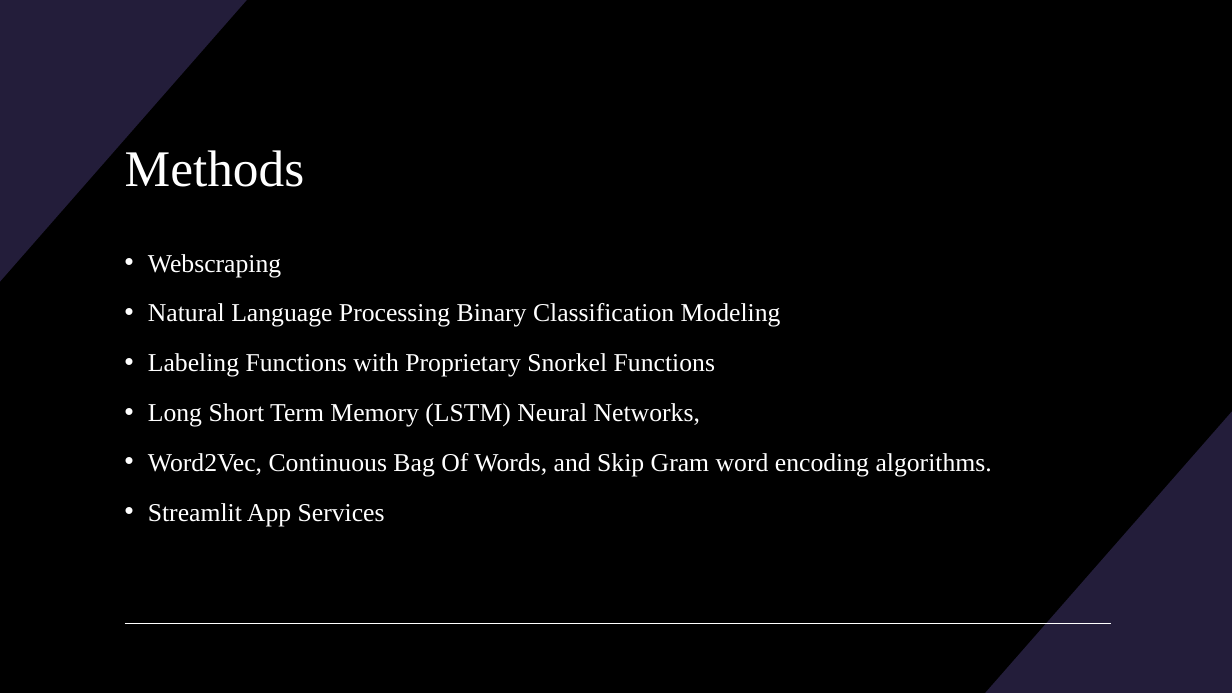
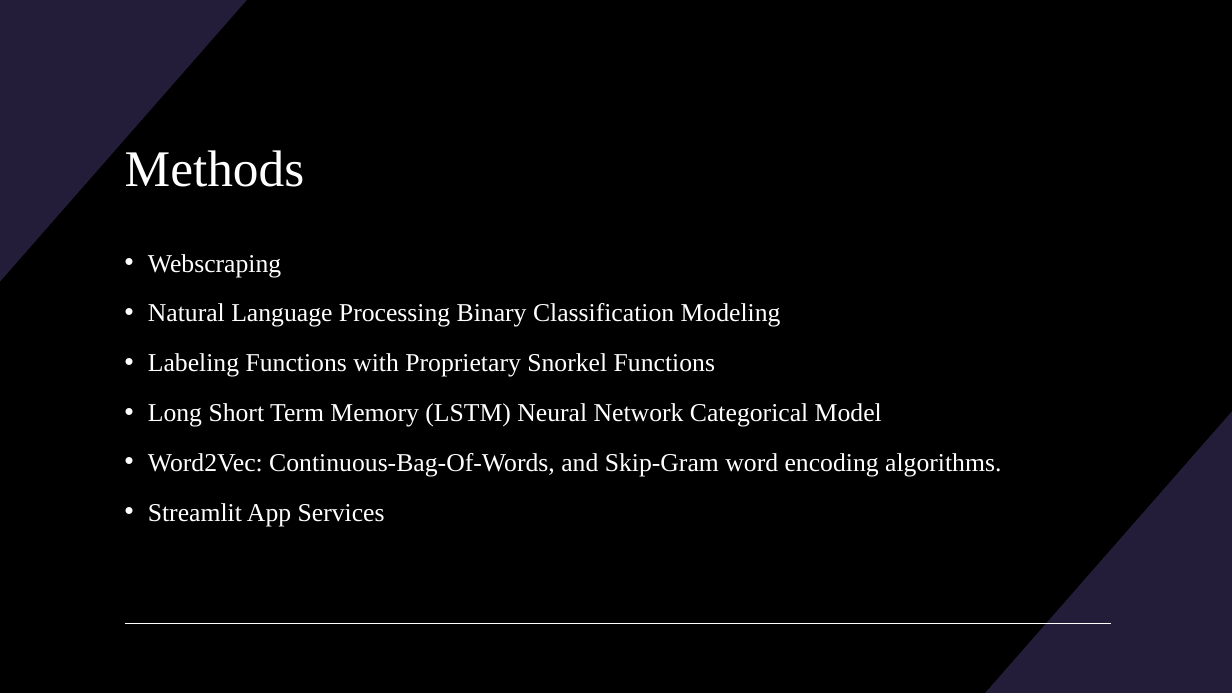
Before and after one commit to BenjaminRocco/Capstone_Project, a slide deck: slide 3 of Capstone_Presentation.pptx. Drawn at 1232x693 pixels with LibreOffice and Linux fonts; fonts in the diff are those of the drawing. Boxes give left, top, right and bottom in pixels: in the first picture for what was removed or moved away, otherwise in the second. Text is boxed around its words. In the diff, an @@ line names an element or a change of style, - is before the commit and + after.

```diff
--- a/Capstone_Presentation.pptx
+++ b/Capstone_Presentation.pptx
@@ text at [148, 403, 1001, 476]: text changed @@
-• Long Short Term Memory (LSTM) Neural Networks,
-• Word2Vec, Continuous Bag Of Words, and Skip Gram word encoding algorithms.
+• Long Short Term Memory (LSTM) Neural Network Categorical Model
+• Word2Vec: Continuous-Bag-Of-Words, and Skip-Gram word encoding algorithms.
```
Also in this commit, not shown: 8 other slides changed, 5 slides added, 13 other files.
